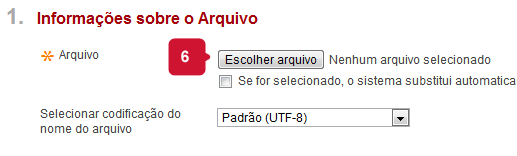
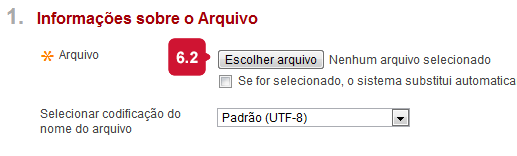
Before/after of a 517x156 layered artwork. What changed in the layer stack:
showed group "gruposMarcadores" (12 layers) over [170, 40, 211, 76]
renamed "2" to "6.2", painted on it over [176, 51, 211, 76]
painted on "Forma 8 cópia 3", masked it over [170, 40, 211, 76]
